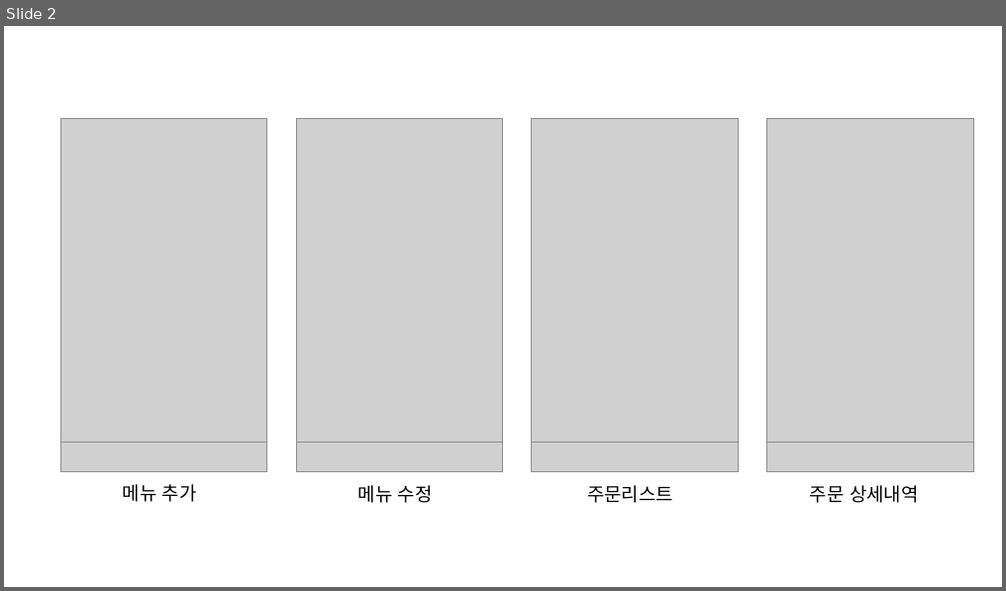
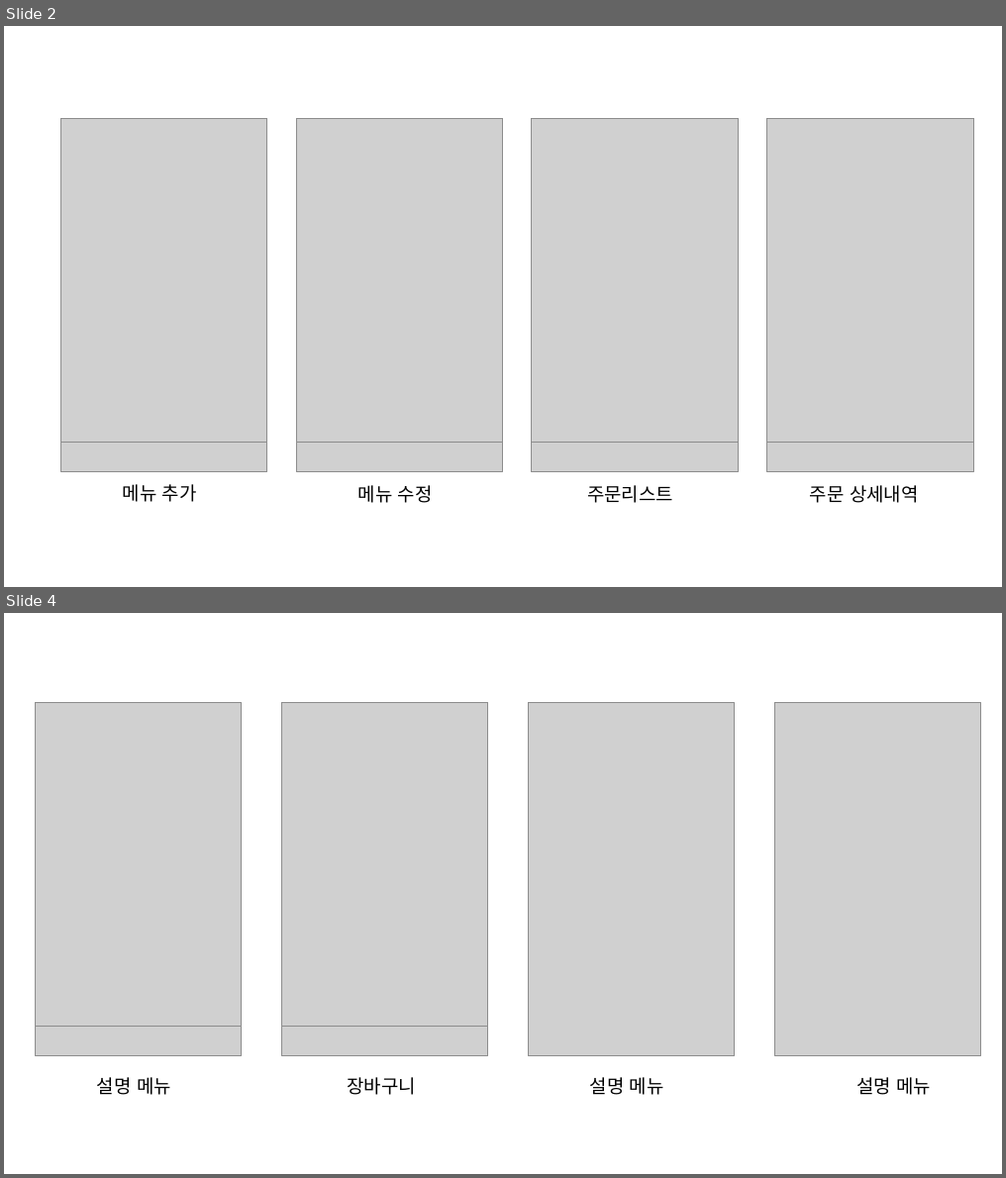
Before and after one commit to duckgus/repository, a slide deck: 요구명세서 그림.pptx. Shown one above the other, each under a label of ours: slide 2 before the commit, slides 2 and 4 after it; the slides between them are not shown. The pictures are 1006x591 and 1006x1178 pixels, drawn with LibreOffice and Linux fonts; fonts in the diff are those of the drawing; grey boxes stand for pictures. Boxes give left, top, right and bottom in pixels: in the first picture for what was removed or moved away, otherwise in the second. Text is boxed around its words. In the diff, an @@ line names an element or a change of style, - is before the commit and + after.

```diff
--- a/요구명세서 그림.pptx
+++ b/요구명세서 그림.pptx
@@ slide 4 added at [4,613,1002,1174], background #FFFFFF @@
@@ picture added at [36,703,242,1057] @@
@@ picture added at [36,703,242,1027] @@
@@ picture added at [282,703,488,1057] @@
@@ picture added at [282,703,488,1027] @@
@@ picture added at [528,703,735,1057] @@
@@ picture added at [775,703,982,1057] @@
@@ text added at [97,1077,171,1095], 18 pt, text #000000 @@
+설명 메뉴
@@ text added at [347,1077,416,1095], 18 pt, text #000000 @@
+장바구니
@@ text added at [590,1077,664,1095], 18 pt, text #000000 @@
+설명 메뉴
@@ text added at [856,1077,931,1095], 18 pt, text #000000 @@
+설명 메뉴
```
Also in this commit, not shown: 1 slide changed, 4 other files.
